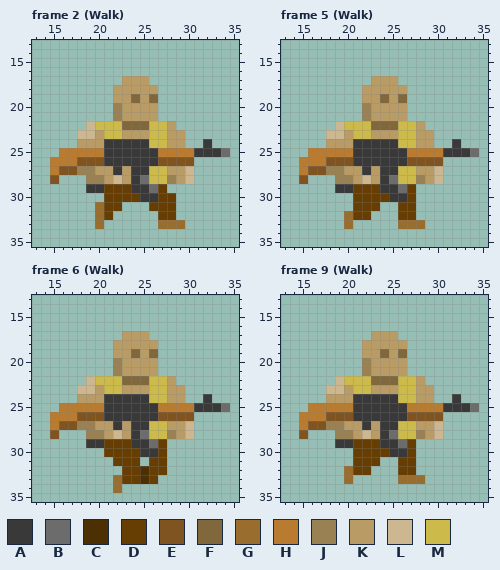
Pixel-art file: HumanShooter1.aseprite. That is the earlier state.
48x48 pixels, 14 frames. Shown: frame 2 (Walk): x 13..35, y 13..35; frame 5 (Walk): x 13..35, y 13..35; frame 6 (Walk): x 13..35, y 13..35; frame 9 (Walk): x 13..35, y 13..35. The commit also changed other frames, which this record leaves out.
Visible layers, top first: "effects", "weapon", "gob".
Palette (. is transparent): A #393939  B #6c6c6c  C #4d2f04  D #663e04  E #805420  F #80683c  G #996d2d  H #b97b2f  J #998153  K #b99c65  L #ccb791  M #ccbb4a
Pixels before, frame 2 (Walk), first column x 15:
17 ........KKK.........
18 .......KKKKK........
19 .......KKFKF........
20 .......JKKKK........
21 .......JKKKK........
22 ....LMMMFFFMMK......
23 ...LLKMMKKKMMKK.....
24 ...KKKAAAAAMMKK..A..
25 .HHHHHAAAAAAHHHHAAAB
26 HHHEEEAAAAAAEEEE....
27 HEEJJKKAKAAMMKKL....
28 E...JJKLKABMMJKL....
29 ....AADDDAABD.......
30 ......DDDDAADD......
31 .....GDD...DDD......
32 .....GD.....DD......
33 .....G......GGG.....
Pixels before, frame 5 (Walk), first column x 15:
17 ........KKK.........
18 .......KKKKK........
19 .......KKFKF........
20 .......JKKKK........
21 .......JKKKK........
22 ....LMMMFFFMMK......
23 ...LLKMMKKKMMKK.....
24 ...KKKAAAAAMMKK..A..
25 .HHHHHAAAAAAHHHHAAAB
26 HHHEEEAAAAAAEEEE....
27 HEEJJKKAKAAMMKKL....
28 E...JJKLKABMMJKL....
29 ....AADDDAABD.......
30 ......DDDDAAD.......
31 ......DDD..DD.......
32 .....GDD...DD.......
33 .....G.....GGG......
Pixels before, frame 6 (Walk), first column x 15:
17 ........KKK.........
18 .......KKKKK........
19 .......KKFKF........
20 .......JKKKK........
21 .......JKKKK........
22 ....LMMMFFFMMK......
23 ...LLKMMKKKMMKK.....
24 ...KKKAAAAAMMKK..A..
25 .HHHHHAAAAAAHHHHAAAB
26 HHHEEEAAAAAAEEEE....
27 HEEJJKKAKAAMMKKL....
28 E...JJKLKABMMJKL....
29 ....AADDDAABD.......
30 ......DDDDAAD.......
31 .......DDD.DD.......
32 ........DDCDD.......
33 .......GDDCD........
34 .......G............
Pixels before, frame 9 (Walk), first column x 15:
17 ........KKK.........
18 .......KKKKK........
19 .......KKFKF........
20 .......JKKKK........
21 .......JKKKK........
22 ....LMMMFFFMMK......
23 ...LLKMMKKKMMKK.....
24 ...KKKAAAAAMMKK..A..
25 .HHHHHAAAAAAHHHHAAAB
26 HHHEEEAAAAAAEEEE....
27 HEEJJKKAKAAMMKKL....
28 E...JJKLKABMMJKL....
29 ....AADDDAABD.......
30 ......DDDDAAD.......
31 ......DDD..DD.......
32 .....GDD...DD.......
33 .....G.....GGG......
The same view after the edit:
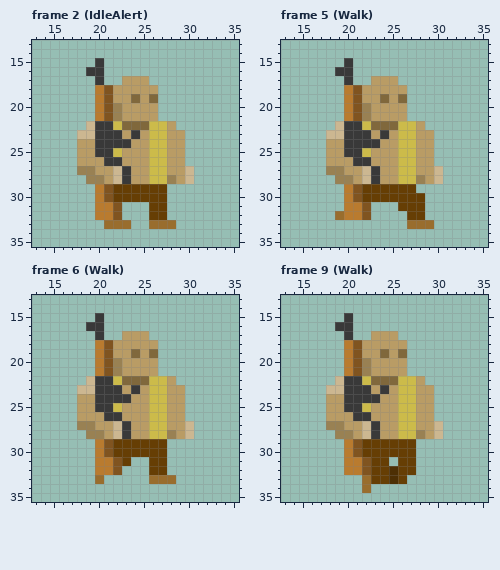
What changed:
Changed rows in their new state; - is an unchanged pixel.
Frame 2 (IdleAlert), layers "weapon", "gob":
first column x 15:
15 -----A--------------
16 ----AA--------------
17 -----A--------------
18 -----HE-------------
19 -----HE-------------
20 -----HE-------------
21 -----HE-------------
22 -----AA-------------
23 -----AAA-A----------
24 -----A---KK------.--
25 -..KKA-MKKKMMKK.....
26 ...KKK--KKKMMKK.----
27 ...----LAKK---------
28 .-------AKK---------
29 ----.HE--DDD--------
30 -----HE---DD-.------
31 -----HHE-----.------
32 -----HHE---D-.------
33 -----.GGG--G--.-----
Frame 5 (Walk), layers "weapon", "gob":
first column x 15:
15 -----A--------------
16 ----AA--------------
17 -----A--------------
18 -----HE-------------
19 -----HE-------------
20 -----HE-------------
21 -----HE-------------
22 -----AA-------------
23 -----AAA-A----------
24 -----A---KK------.--
25 -..KKA-MKKKMMKK.....
26 ...KKK--KKKMMKK.----
27 ...----LAKK---------
28 .-------AKK---------
29 ----.HE--DDD--------
30 -----HE---DD-D------
31 -----HHE.----D------
32 ----GHHE---.-D------
33 -----.-----.--G-----
Frame 6 (Walk), layers "weapon", "gob":
first column x 15:
15 -----A--------------
16 ----AA--------------
17 -----A--------------
18 -----HE-------------
19 -----HE-------------
20 -----HE-------------
21 -----HE-------------
22 -----AA-------------
23 -----AAA-A----------
24 -----A---KK------.--
25 -..KKA-MKKKMMKK.....
26 ...KKK--KKKMMKK.----
27 ...----LAKK---------
28 .-------AKK---------
29 ----.HE--DDD--------
30 -----HE---DD--------
31 -----HHE-.----------
32 -----HHE...---------
33 -----G-....GGG------
34 -------.------------
Frame 9 (Walk), layers "weapon", "gob":
first column x 15:
15 -----A--------------
16 ----AA--------------
17 -----A--------------
18 -----HE-------------
19 -----HE-------------
20 -----HE-------------
21 -----HE-------------
22 -----AA-------------
23 -----AAA-A----------
24 -----A---KK------.--
25 -..KKA-MKKKMMKK.....
26 ...KKK--KKKMMKK.----
27 ...----LAKK---------
28 .-------AKK---------
29 ----.HE--DDD--------
30 -----HE---DD--------
31 -----HHE-D----------
32 -----HHEDDC---------
33 -----.-GDDCD..------
34 -------G------------
Changed places in both pictures, as pixel boxes (x1, y1, x2, y2):
changed: (50, 58, 230, 229)
changed: (299, 58, 479, 229)
changed: (50, 313, 230, 493)
changed: (299, 313, 479, 493)
